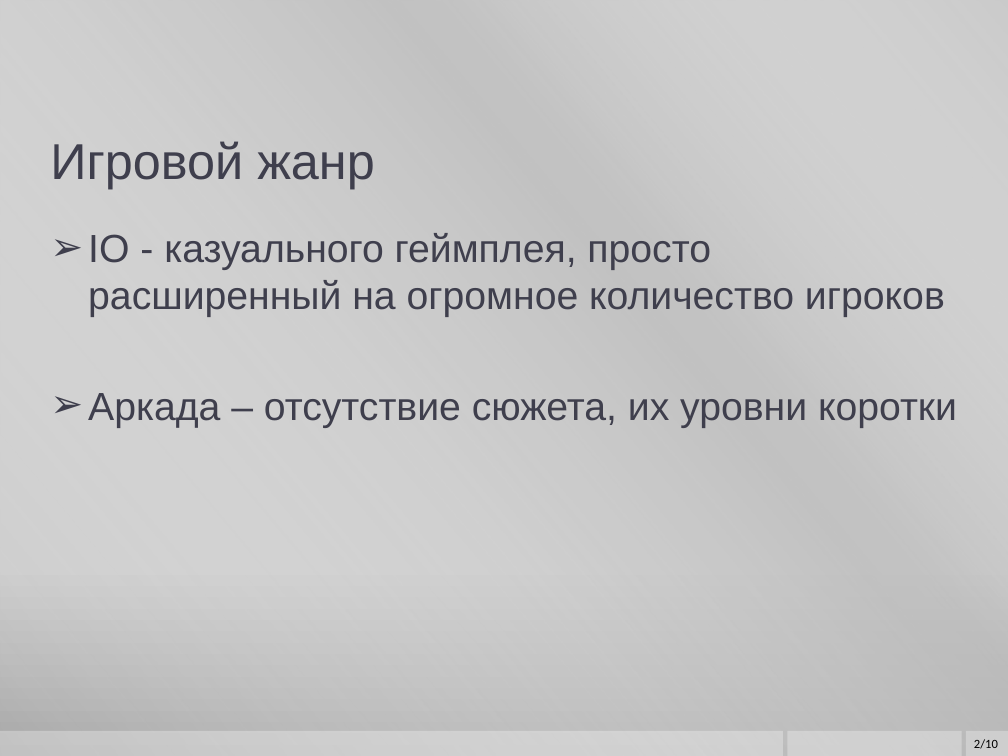
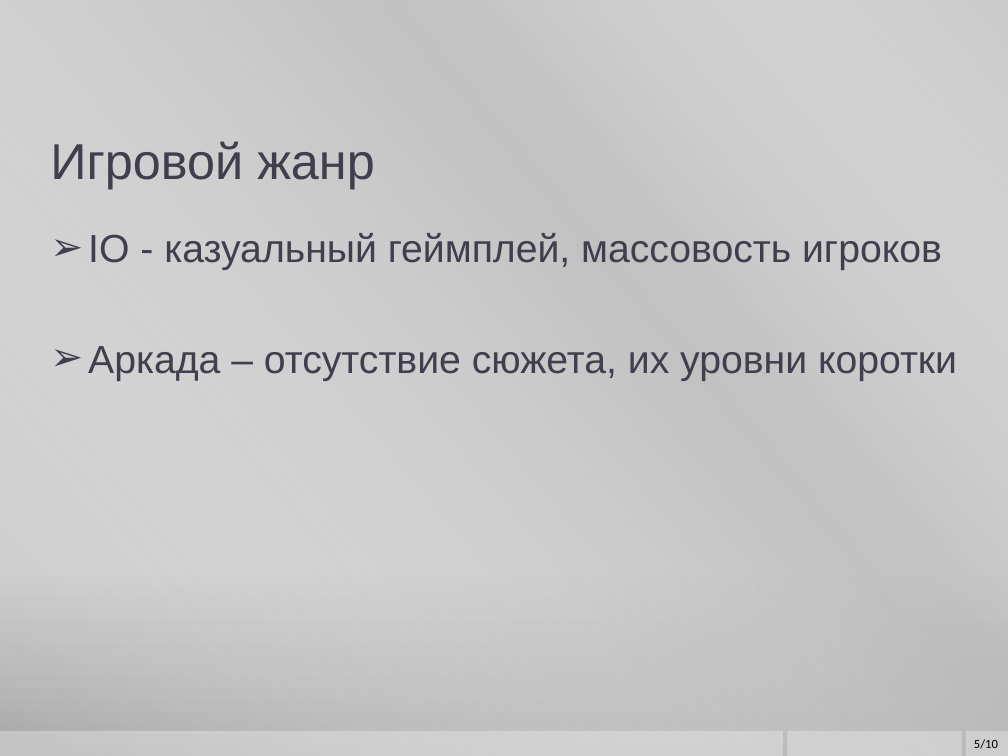
Before and after one commit to kenny5660/summer_game_2018, a slide deck: slide 5 of iPoint.io Presentation.pptx (slide 2 before the commit). Drawn at 1008x756 pixels with LibreOffice and Linux fonts; fonts in the diff are those of the drawing; background and template pictures are left out. Boxes give left, top, right and bottom in pixels: in the first picture for what was removed or moved away, otherwise in the second. Text is boxed around its words. In the diff, an @@ line names an element or a change of style, - is before the commit and + after.

```diff
--- a/iPoint.io Presentation.pptx
+++ b/iPoint.io Presentation.pptx
@@ text at [88,233,942,270]: text changed @@
-➢ IO - казуального геймплея, просто расширенный на огромное количество игроков
+➢ IO - казуальный геймплей, массовость игроков
@@ page number at [974,739,998,749]: text changed @@
-2/10
+5/10
```
Also in this commit, not shown: 5 other slides changed, 2 slides added, 2 slides removed.
